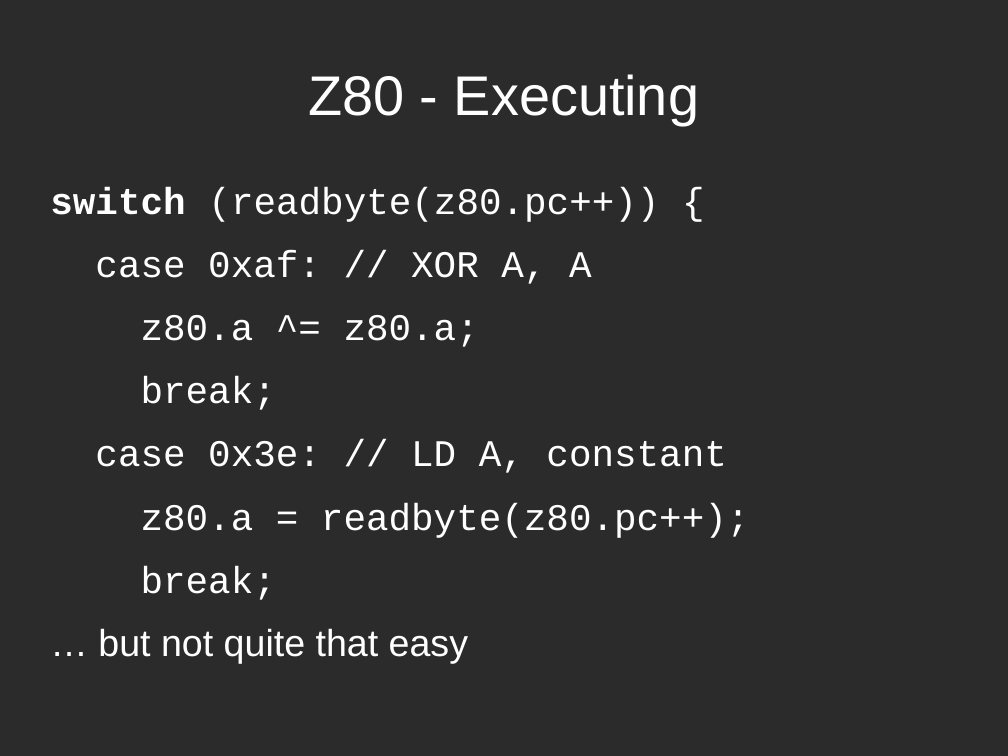
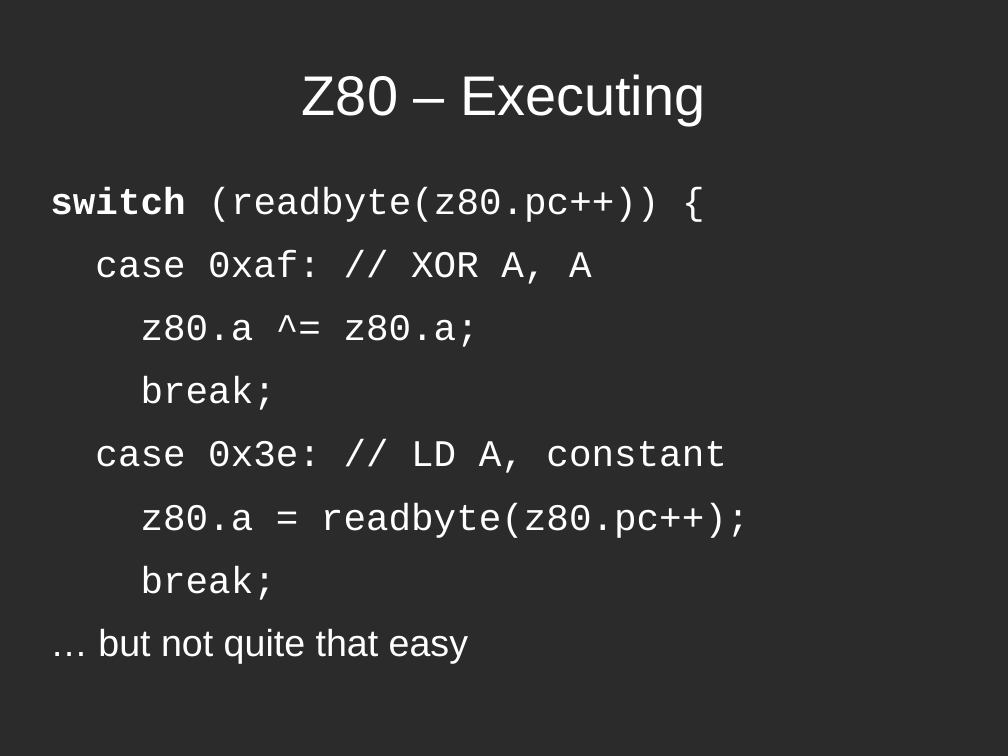
Before and after one commit to mattgodbolt/miracle-sms-emulator, a slide deck: slide 11 of emulating.odp (slide 10 before the commit). Drawn at 1008x756 pixels with LibreOffice and Linux fonts; fonts in the diff are those of the drawing; background and template pictures are left out; a plain dark background stands for a picture behind light text. Boxes give left, top, right and bottom in pixels: in the first picture for what was removed or moved away, otherwise in the second. Text is boxed around its words. In the diff, an @@ line names an element or a change of style, - is before the commit and + after.

```diff
--- a/emulating.odp
+++ b/emulating.odp
@@ title at bbox=[302, 74, 705, 125]: text changed @@
-Z80 - Executing
+Z80 – Executing
```
Also in this commit, not shown: 5 other slides changed, 3 slides added, 1 slide removed, 1 other file.
